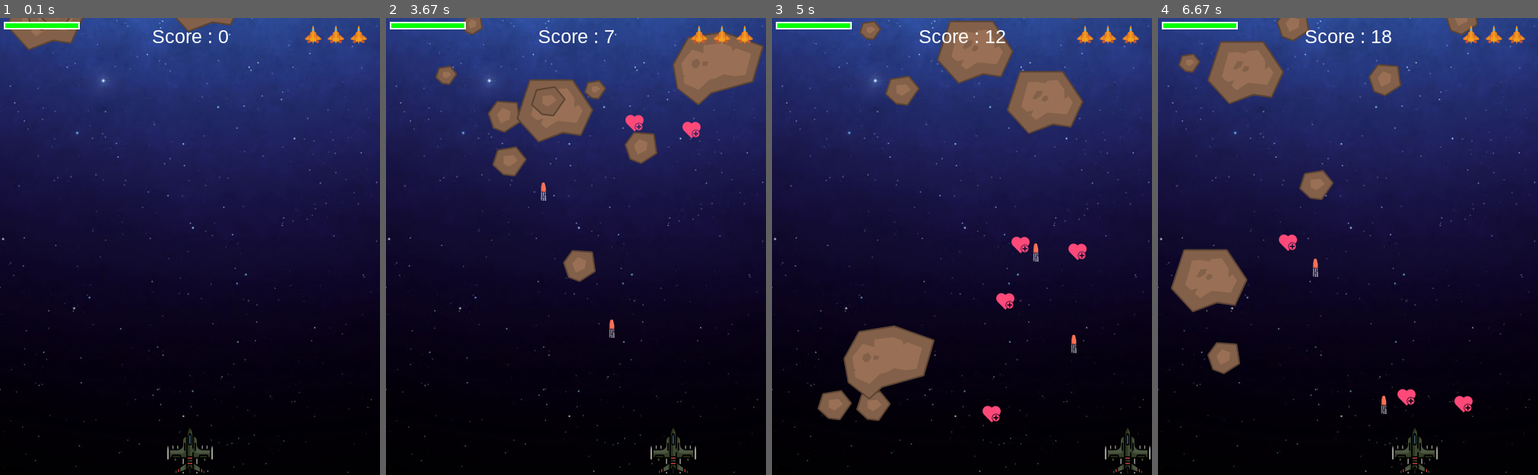
Above: before the commit, frames 1-4 (left to right).
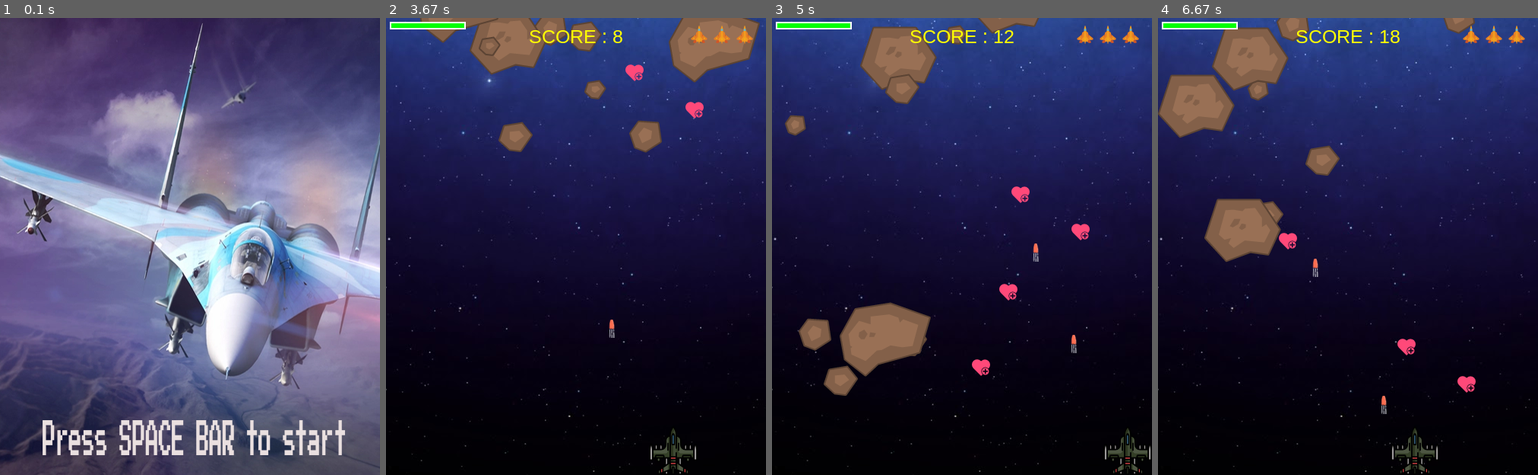
Above: after the commit, the same moments.

Repository: mytran1998/pygame
Game: pygame game, started from _my/game.py
The game is run twice, just before and just after one commit, with the same random seed, the same clock (stepped at 60 frames per second) and the same inputs.
Inputs:
- Up to frame 1 (0.1 s): no input
- Up to frame 2 (3.67 s): tap Space at 0.33, 0.67, 1.07, 1.37, 1.57, 1.87, 2.07, 2.37, 2.63, 2.93, 3.07, 3.37 s; hold Right 1-1.47 s; hold Right 1.5-1.97 s; hold Left 2-2.53 s; hold Left 2.57-2.97 s; hold Right 3-3.63 s
- Up to frame 3 (5 s): hold Left 3.67-4.13 s; tap Space at 3.73, 4.03, 4.23, 4.53, 4.73 s; hold Right 4.17-4.63 s; hold Right from 4.67 s (still down)
- Up to frame 4 (6.67 s): tap Space at 5.03, 5.23, 5.53, 5.8, 6.1, 6.23, 6.53 s; release Right at 5.13 s; hold Left 5.17-5.7 s; hold Left 5.73-6.13 s; hold Right from 6.17 s (still down)

The runs differ from the first frame. In frame 1, 99% of the frame differs, in the area x 0-100%, y 0-100%; in frame 2, 10%; in frame 3, 12%; in frame 4, 10%.

Commit message:
Cap nhat man hinh start game

Diff:
--- a/_my/explosions.py
+++ b/_my/explosions.py
@@ -3,9 +3,9 @@
 from pygame.sprite import Sprite
 
 BLACK = (0, 0, 0)
-bum_img = ['images/bum02.png','images/bum03.png','images/bum04.png']
+bum_img = ['images/bum01.png','images/bum02.png','images/bum03.png']
 
-
+# Hiệu ứng khi va chạm
 class Explosion(Sprite):
 	def __init__(self, center, screen, quantity):
 		pygame.sprite.Sprite.__init__(self)
--- a/_my/game.py
+++ b/_my/game.py
@@ -14,9 +14,10 @@
 HEIGHT = 600
 FPS = 60
 LIVES = 3
-BACKGROUND_COLOR = (230, 230, 230)
+WHITE = (255,255,255)
+YELLOW = (255,255,0)
 clock = pygame.time.Clock()
-# Set vị trí bắt đầu
+# Set vị trí bắt đầu khi khởi động
 pos_x = 1360 / 2 - WIDTH / 2
 pos_y = 760 - HEIGHT
 os.environ['SDL_VIDEO_WINDOW_POS'] = '%i,%i' % (pos_x,pos_y)
@@ -32,7 +33,8 @@
     def __init__(self):
         pygame.init()
         pygame.mixer.init()
-        pygame.display.set_caption(u'Ban May Bay')
+        pygame.display.set_caption(u'SHOT PLANE')
+        pygame.display.set_icon(pygame.image.load("images/icon.png"))
         self.screen = pygame.display.set_mode((WIDTH, HEIGHT))
         self.image = pygame.image.load('images/background.png')
         self.rect = self.image.get_rect()
@@ -125,7 +127,7 @@
         # Draw list of powers
         game_event.draw_power(self.powers)
         # Hien thi diem
-        game_event.draw_score(self.screen, 'Score : {}'.format(str(self.score)), 25, WIDTH/2, 10)
+        game_event.draw_score(self.screen, 'SCORE : {}'.format(str(self.score)), 25, WIDTH/2, 10, YELLOW)
         #Hien thi % mau
         game_event.draw_shield(5, 5, self.screen, self.ship.shield)
         # Số mạng
@@ -137,4 +139,13 @@
 if __name__ == '__main__':
     # Make a game instance, and run the game.
     game = Game()
-    game.run_game()
+    game_event.draw_menu_start(game.screen, game)
+    done = False
+    while not done:
+        for event in pygame.event.get():
+            if event.type == pygame.QUIT:
+                pygame.quit()
+                sys.exit()
+                done = True
+            if event.type == pygame.KEYDOWN and event.key == pygame.K_SPACE:
+                game.run_game()
--- a/_my/game_event.py
+++ b/_my/game_event.py
@@ -17,6 +17,8 @@
 GREEN = (0,255,0)
 RED = (255,0,0)
 
+bg_start_image = pygame.image.load("images/background-start.png")
+bg_end_image = pygame.image.load("images/background-end.png")
 music_dir = path.join(path.dirname(__file__), 'music')
 font_name = pygame.font.match_font('arial')
 #Music
@@ -27,8 +29,8 @@
 for s in ['expl1.wav', 'expl2.wav']:
 	coll_sound.append(pygame.mixer.Sound(path.join(music_dir, s)))
 
-BULLET_1 = 30
-BULLET_2 = 60
+LV_1 = 50
+LV_2 = 100
 
 def event_keydown(event, game ,ship, screen, bullets):
     if event.key == pygame.K_RIGHT:
@@ -50,9 +52,9 @@
 def create_bullet(screen, game, ship, bullets):
 	# Tạo mới viên đạn và thêm vào group bullets
     bullet = Bullet(screen, ship, 0)
-    if game.score >= BULLET_1 and game.score <= BULLET_2:
+    if game.score >= LV_1 and game.score <= LV_2:
         bullet = Bullet(screen, ship, 1)
-    elif game.score > BULLET_2:
+    elif game.score > LV_2:
         bullet = Bullet(screen, ship, 2)
     bullets.add(bullet)
     shoot_sound.play()
@@ -90,22 +92,22 @@
 
 # Kiểm tra va chạm giữa alien và bullet
 def check_coll_bullet_alien(game, aliens, bullets, screen, explosions, powers):
-	collisions = pygame.sprite.groupcollide(aliens, bullets, True, True)
-	for collision in collisions:
-		# Tăng điểm
-		game.score += 1
+    collisions = pygame.sprite.groupcollide(aliens, bullets, True, True)
+    for collision in collisions:
+        # Tăng điểm
+        game.score += 1
 		# Mỗi lần bắn trúng thì tạo thêm 1 alien
-		create_alien(screen, aliens, 1)
+        create_alien(screen, aliens, 1)
 		# Hiệu ứng nổ
-		expl = Explosion(collision.rect.center, screen, random.randint(0,2))
-		explosions.add(expl)
+        expl = Explosion(collision.rect.center, screen, random.randint(0,2))
+        explosions.add(expl)
 		# Power
-		if random.random() > 0.9:
-			pow = Power(collision.rect.center, screen)
-			powers.add(pow)
+        if random.random() > 0.9:
+            pow = Power(collision.rect.center, screen)
+            powers.add(pow)
 		# Nhạc
-		else:
-			random.choice(coll_sound).play()
+        else:
+            random.choice(coll_sound).play()
 
 # Kiểm tra va chạm giữa alien và ship
 def check_coll_alien_ship(ship, aliens, screen, explosions):
@@ -137,20 +139,23 @@
 
 
 # Phần hiển thị điểm
-def draw_score(screen, text, size, x, y):
+def draw_score(screen, text, size, x, y, color):
 	font = pygame.font.Font(font_name, size)
-	text_surface = font.render(text, True, WHITE)
+	text_surface = font.render(text, True, color)
 	text_rect = text_surface.get_rect()
 	text_rect.midtop = (x, y)
 	screen.blit(text_surface, text_rect)
 
 # Hiển thị màn hình kết thúc
 def draw_game_over(screen, game):
-	draw_score(screen, "BAN DA THUA", 65, screen.get_width() / 2, screen.get_height() / 4)
-	draw_score(screen, "ĐIEM CUA BAN LA : {}".format(str(game.score)), 25, screen.get_width() / 2, screen.get_height() / 2)
-	draw_score(screen, "NHAN PHIM SPACE DE CHOI LAI!!!", 25, screen.get_width()/2, screen.get_height()/2 + 100)
-	draw_score(screen, "NHAN PHIM ESC DE THOAT TRO CHOI!!!", 25, screen.get_width()/2, screen.get_height()/2 + 140)
+	screen.blit(bg_end_image, [0,0])
 	pygame.display.flip()
+
+#Hiển thị start menu
+def draw_menu_start(screen, game):
+	screen.blit(bg_start_image, [0,0])
+	pygame.display.flip()
+
 
 # Hiển thị % mạng
 def draw_shield(x, y, screen ,shield):
Binary file added: _my/images/background-end.png
Binary file added: _my/images/background-start.png
Binary file added: _my/images/bum01.png
Binary file changed: _my/images/bum02.png
Binary file changed: _my/images/bum03.png
Binary file removed: _my/images/bum04.png
Binary file added: _my/images/icon.png
